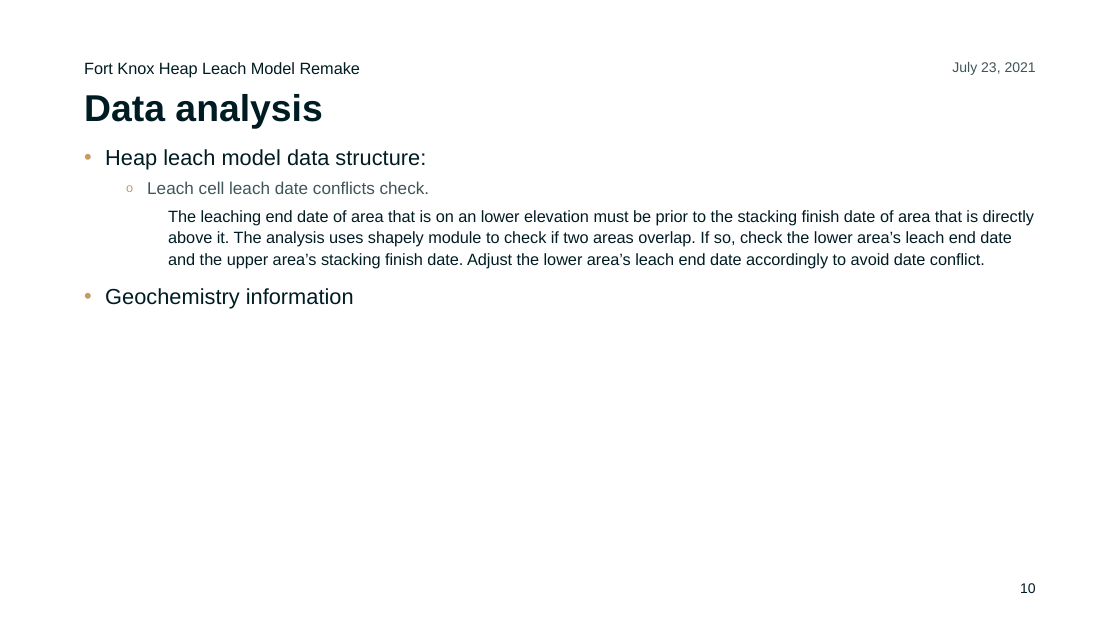
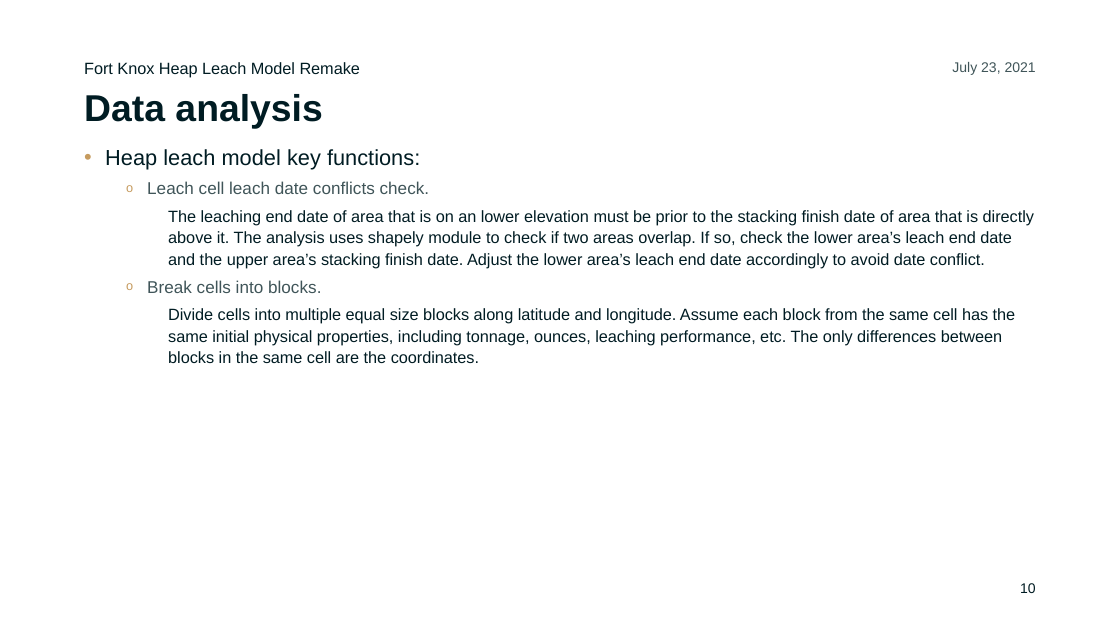
Before and after one commit to ChiefMetDing/FK_HL_Model_Remake, a slide deck: slide 10 of FK_HL_Model_Remake.pptx. Drawn at 1120x630 pixels with LibreOffice and Linux fonts; fonts in the diff are those of the drawing; background and template pictures are left out. Boxes give left, top, right and bottom in pixels: in the first picture for what was removed or moved away, otherwise in the second. Text is boxed around its words. In the diff, an @@ line names an element or a change of style, - is before the commit and + after.

```diff
--- a/FK_HL_Model_Remake.pptx
+++ b/FK_HL_Model_Remake.pptx
@@ text at bbox=[105, 149, 420, 169]: text changed @@
-• Heap leach model data structure:
+• Heap leach model key functions:
@@ text at bbox=[147, 280, 1016, 363]: text changed; size 14 to 10.5 pt @@
-• Geochemistry information
+  o Break cells into blocks.
+    Divide cells into multiple equal size blocks along latitude and longitude. Assume each block from the same cell has the same initial physical properties, including tonnage, ounces, leaching performance, etc. The only differences between blocks in the same cell are the coordinates.
```
Also in this commit, not shown: 1 other file.
